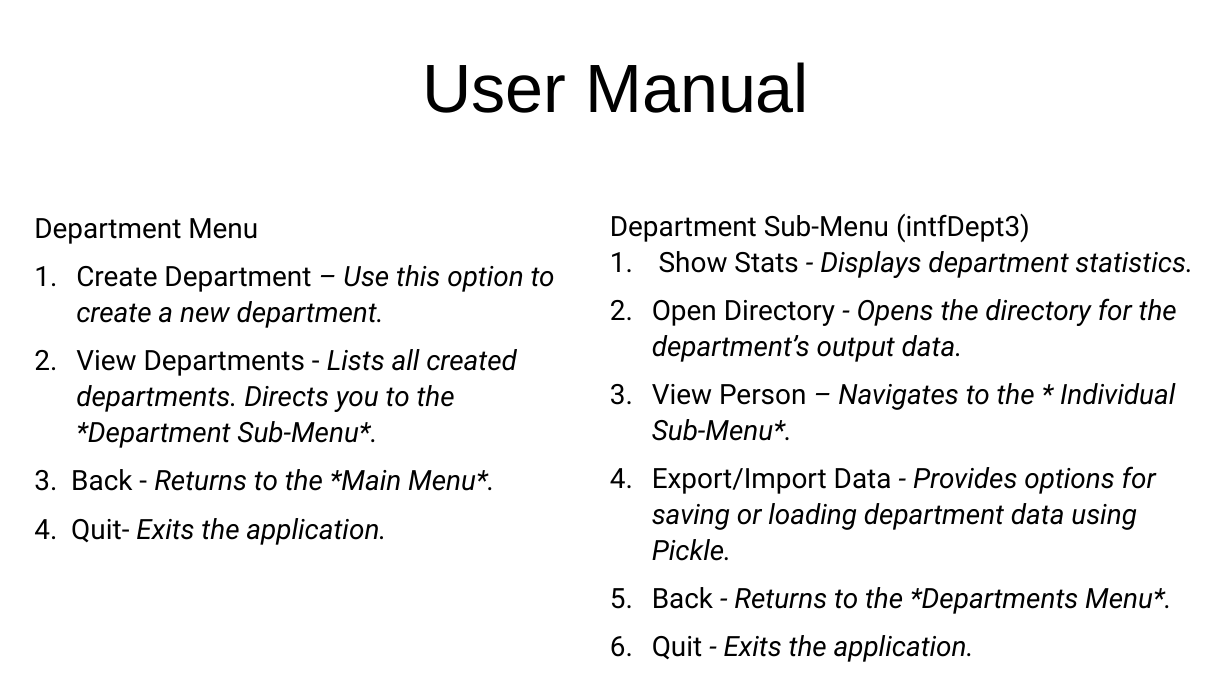
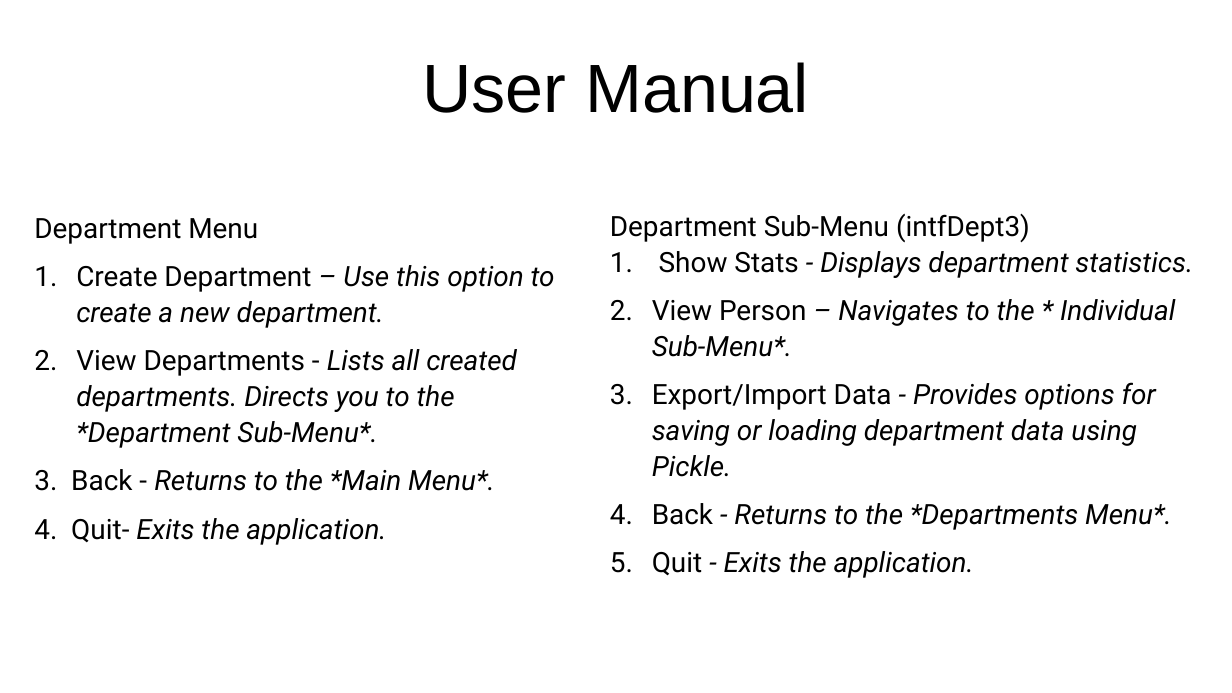
Before and after one commit to arlemoine/CS340_F_24_char_junkies, a slide deck: slide 9 of Doc/project_report.odp. Drawn at 1232x693 pixels with LibreOffice and Linux fonts; fonts in the diff are those of the drawing. Boxes give left, top, right and bottom in pixels: in the first picture for what was removed or moved away, otherwise in the second. Text is boxed around its words. In the diff, an @@ line names an element or a change of style, - is before the commit and + after.

Commit message:
removed openDirectory()

```diff
--- a/Doc/project_report.odp
+++ b/Doc/project_report.odp
@@ text at [652, 298, 1177, 362]: paragraph removed @@
-2. Open Directory - Opens the directory for the department’s output data.
```
Also in this commit, not shown: 1 other slide changed.
